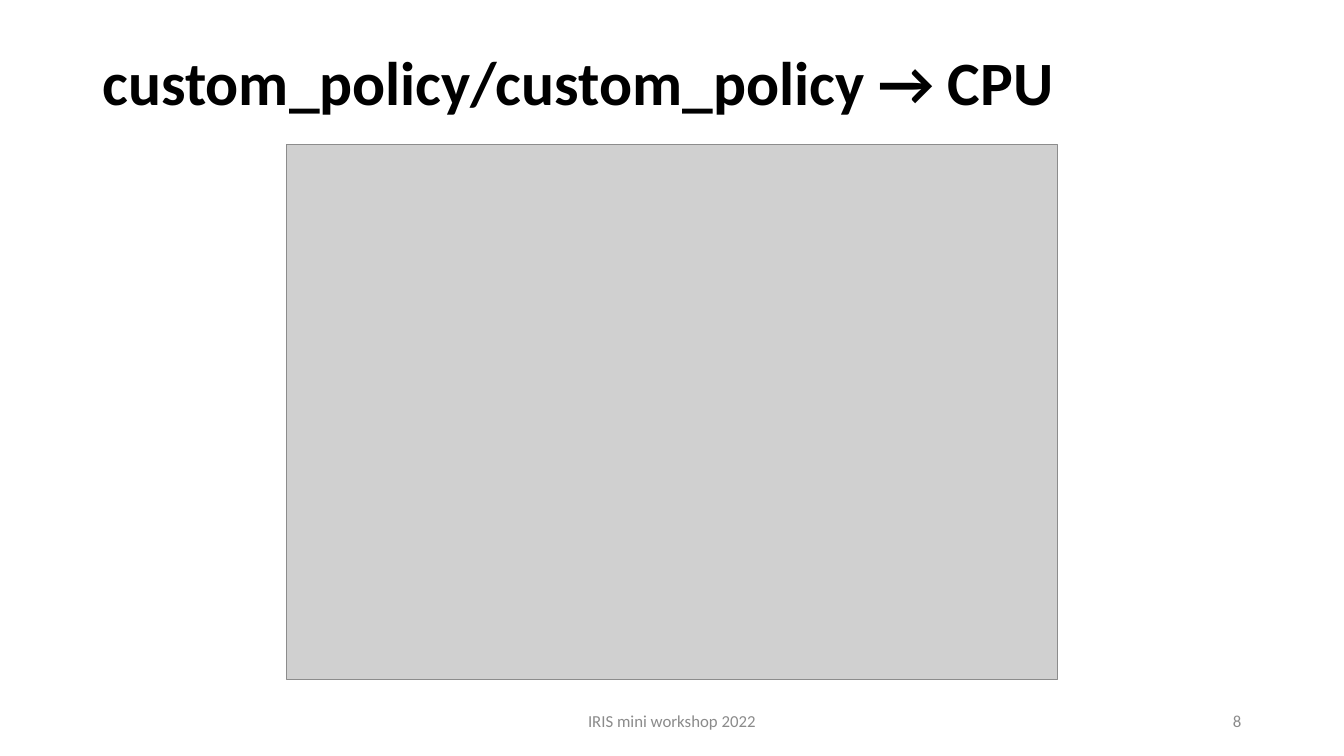
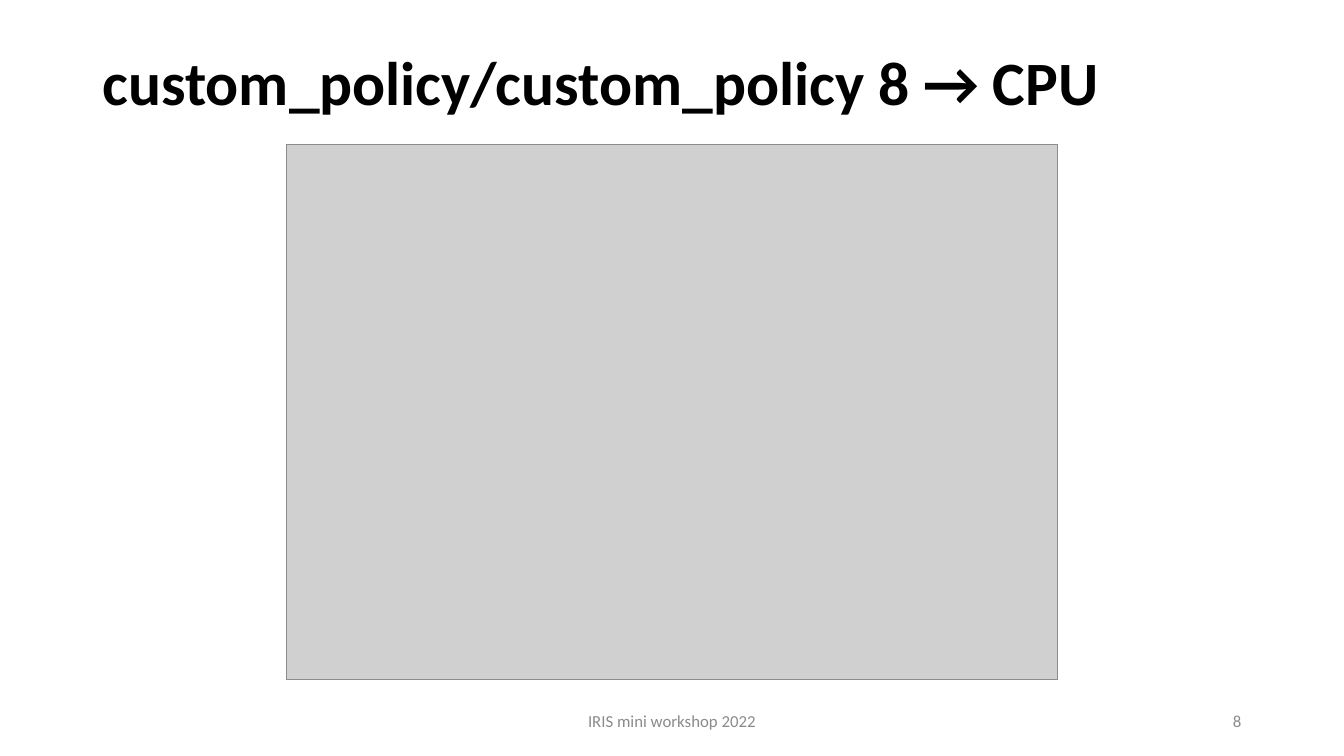
Before and after one commit to iris-programming/iris-programming.github.io, a slide deck: slide 8 of pdf/2022-miniworkshop-custompolicy.pptx. Drawn at 1344x756 pixels with LibreOffice and Linux fonts; fonts in the diff are those of the drawing; grey boxes stand for pictures. Boxes give left, top, right and bottom in pixels: in the first picture for what was removed or moved away, otherwise in the second. Text is boxed around its words. In the diff, an @@ line names an element or a change of style, - is before the commit and + after.

Commit message:
custompolicy

```diff
--- a/pdf/2022-miniworkshop-custompolicy.pptx
+++ b/pdf/2022-miniworkshop-custompolicy.pptx
@@ title at <box>102,61,1099,115</box>: text changed @@
-custom_policy/custom_policy → CPU
+custom_policy/custom_policy 8 → CPU
```
Also in this commit, not shown: 1 other file.
